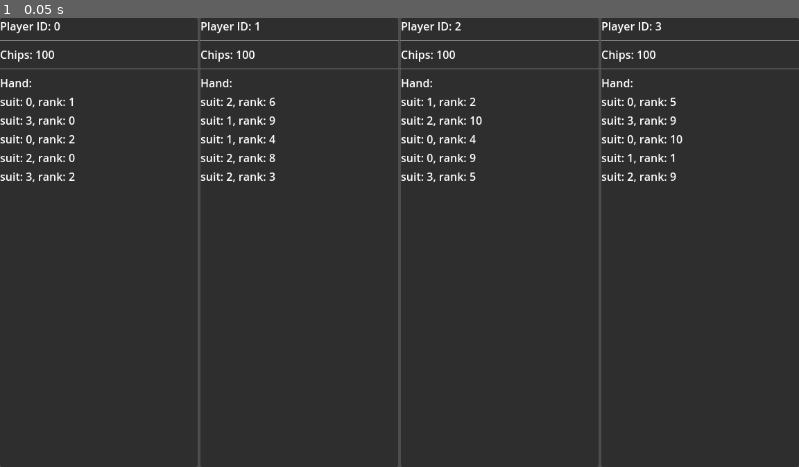
Above: before the commit, frame 1.
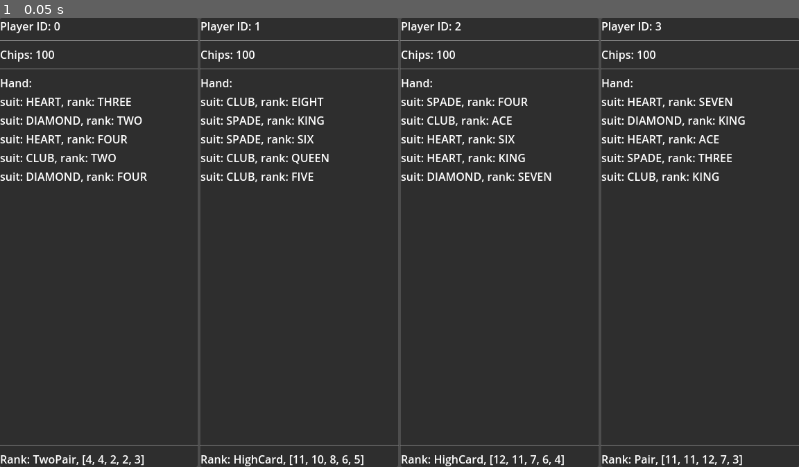
Above: after the commit, the same moment.

Repository: tofimega/ghost-poker
Game: Godot game, scene res://scenes/debug_frontend/debug_frontend.tscn
Two runs of this game, one before a commit and one after it. Both use one fixed random seed, a clock stepped at 60 frames per second and the inputs below.
Inputs:
- Up to frame 1 (0.05 s): no input

The runs differ from the first frame. In frame 1, 3.9% of the frame differs, in the area x 0-100%, y 17-100%.

Commit message:
cards are ranked correctly

Diff:
--- a/scenes/debug_frontend/player_status/player_status.gd
+++ b/scenes/debug_frontend/player_status/player_status.gd
@@ -4,6 +4,7 @@
 @onready var player_id_label: Label = $VBoxContainer/PlayerID
 @onready var chips: Label = $VBoxContainer/Chips
 @onready var cards: VBoxContainer = $VBoxContainer/ScrollContainer/Cards
+@onready var rank: Label = $VBoxContainer/Rank
 
 
 var player: WeakRef
@@ -20,5 +21,7 @@
 	chips.text+=str(player.get_ref().chips)
 	for c in player.get_ref().hand:
 		var card_label: Label = Label.new()
-		card_label.text="suit: "+str(c.suit)+", "+"rank: "+str(c.rank)
+		card_label.text="suit: "+str(Card.Suit.find_key(c.suit))+", "+"rank: "+str(Card.Rank.find_key(c.rank))
 		cards.add_child(card_label)
+	var a=PokerEngine.rank_hand(player.get_ref().hand)
+	rank.text+=Ranking.HandRank.find_key(a.hand_rank)+", "+ str(a.cards_rank) #a.cards_rank.map(func (r: Card.Rank): Card.Rank.find_key(r))
--- a/scenes/debug_frontend/player_status/player_status.tscn
+++ b/scenes/debug_frontend/player_status/player_status.tscn
@@ -43,3 +43,12 @@
 
 [node name="Cards" type="VBoxContainer" parent="VBoxContainer/ScrollContainer"]
 layout_mode = 2
+
+[node name="HSeparator3" type="HSeparator" parent="VBoxContainer"]
+layout_mode = 2
+theme_override_constants/separation = 10
+
+[node name="Rank" type="Label" parent="VBoxContainer"]
+layout_mode = 2
+text = "Rank: "
+autowrap_mode = 2
--- a/scripts/poker_engine.gd
+++ b/scripts/poker_engine.gd
@@ -43,56 +43,121 @@
 
 
 func rank_hand(hand: Array[Card]) -> Ranking:
-	var suit_hands=[]
+	assert(hand.size()>=5)
+	var rankings: Array[Ranking] = []
+	@warning_ignore_start("int_as_enum_without_cast")
+	if hand.size()<5: return Ranking.new(0,[0,0,0,0,0])
+
+	var suits=[]
 	for s in Card.Suit:
 		var suit_hand: Array[Card] = hand.filter(func (c: Card)-> bool: return c.suit==Card.Suit[s])
-		if suit_hand.size()>=5:
-			suit_hands.append(suit_hand)
-	if !suit_hands.is_empty():
-		suit_hands.sort_custom(func (left: Array[Card], right: Array[Card]): return left.reduce(func (acc: int,c: Card): return c.rank+acc, 0)>right.reduce(func (acc: int,c: Card): return c.rank+acc, 0))
-		return _rank_hand_with_flush(suit_hands[0])
-
-	var trunc_hand: Array[Card] = hand.duplicate()
-	trunc_hand.sort_custom( func (left: Card, right: Card)->bool: return left.rank-right.rank>0 )
-	trunc_hand.resize(5)
-	@warning_ignore("int_as_enum_without_cast")
-	if trunc_hand.filter(func (c): return c != null).size()<5: return Ranking.new(Ranking.HandRank.HighCard, [0,0,0,0,0])
-	var card_rank: Array[Card.Rank] = trunc_hand.map(func (c: Card):  return c.rank)
+		suits.append(suit_hand)
+	for suit in suits:
+		if suit.size()<5: continue
+		rankings.append(_rank_hand_with_flush(suit))
 
 
-	if (card_rank[0]==card_rank[1] and
-		card_rank[0]==card_rank[2] and
-		card_rank[0]==card_rank[3]):
-		return Ranking.new(Ranking.HandRank.FourKind, card_rank)
+	var ranks: Array[int]
+	ranks.resize(Card.Rank.size())
 
-	if (card_rank[0]==card_rank[1] and
-		card_rank[0]==card_rank[2]):
-		if card_rank[3]==card_rank[4]: return Ranking.new(Ranking.HandRank.FullHouse,card_rank)
-		return Ranking.new(Ranking.HandRank.ThreeKind, card_rank)
+	for r in Card.Rank:
+		var rank: int = hand.reduce(func (count,c: Card)-> int: return (count+1 if c.rank==Card.Rank[r] else count), 0)
+		ranks[Card.Rank[r]]=rank
+	ranks.reverse()
 
-	var straight_flag: bool=true
-	for i in range(1,5):
-		if abs(card_rank[i-1]-card_rank[i])!=1:
-			straight_flag=false
-			break
-	if straight_flag:  Ranking.new(Ranking.HandRank.Straight,card_rank)
 
-	if (card_rank[0]==card_rank[1] and
-		card_rank[2]==card_rank[3]):
-		return Ranking.new(Ranking.HandRank.TwoPair, card_rank)
-	if (card_rank[0]==card_rank[1]): return Ranking.new(Ranking.HandRank.Pair, card_rank)
+	var fkind_4: int=ranks.find(4)
+	var fkind_1: int=ranks.find(1)
+	if fkind_1>=0 and fkind_4>=0:
+		@warning_ignore_start("confusable_local_declaration")
+		var card_ranks: Array[Card.Rank]
+		card_ranks.resize(5)
+		for i in 4: card_ranks[i]=(ranks.size()-fkind_4)+1
+		card_ranks[4]=(ranks.size()-fkind_1)+1
+		rankings.append(Ranking.new(Ranking.HandRank.FourKind, card_ranks))
 
-	return Ranking.new(Ranking.HandRank.HighCard,card_rank)
+	var fhouse_3: int=ranks.find(3)
+	var fhouse_2: int=ranks.find(2)
+	if fhouse_3>=0 and fhouse_2>=0:
+		var card_ranks: Array[Card.Rank]
+		card_ranks.resize(5)
+		for i in 3: card_ranks[i]=(ranks.size()-fhouse_3)+1
+		for i in range(3,5): card_ranks[i]=(ranks.size()-fhouse_2)+1
+		rankings.append(Ranking.new(Ranking.HandRank.FullHouse, card_ranks))
+
+	for i in ranks.size()-4:
+		if (ranks[i]>0 and
+			ranks[i+1]>0 and
+			ranks[i+2]>0 and
+			ranks[i+3]>0 and
+			ranks[i+4]>0):
+
+			var card_ranks: Array[Card.Rank] = [(ranks.size()-i)+1,
+												(ranks.size()-(i+1))+1,
+												(ranks.size()-(i+2))+1,
+												(ranks.size()-(i+3))+1,
+												(ranks.size()-(i+4))+1]
+
+			rankings.append(Ranking.new(Ranking.HandRank.Straight, card_ranks))
+
+	var tkind_1=ranks.find(1, fkind_1+1)
+	if tkind_1>=0 and fkind_1>=0 and fhouse_3>=0:
+		var card_ranks: Array[Card.Rank]
+		card_ranks.resize(5)
+		for i in 3: card_ranks[i]=(ranks.size()-fhouse_3)+1
+		for i in range(3,4): card_ranks[i]=(ranks.size()-fkind_1)+1
+		card_ranks[4]=(ranks.size()-tkind_1)+1
+		rankings.append(Ranking.new(Ranking.HandRank.ThreeKind, card_ranks))
+
+	var tpair_2: int=ranks.find(2,fhouse_2+1)
+	if tpair_2>=0 and fkind_1>=0 and fhouse_2>=0:
+		var card_ranks: Array[Card.Rank]
+		card_ranks.resize(5)
+		for i in 2: card_ranks[i]=(ranks.size()-fhouse_2)+1
+		for i in range(2,4): card_ranks[i]=(ranks.size()-tpair_2)+1
+		card_ranks[4]=(ranks.size()-fkind_1)+1
+		rankings.append(Ranking.new(Ranking.HandRank.TwoPair, card_ranks))
+
+	var pair_1: int=ranks.find(1, tkind_1+1)
+	if pair_1>=0 and fkind_1>=0 and tkind_1>=0 and fhouse_2>=0:
+		var card_ranks: Array[Card.Rank]
+		card_ranks.resize(5)
+		for i in 2: card_ranks[i]=(ranks.size()-fhouse_2)+1
+		card_ranks[2]=(ranks.size()-fkind_1)+1
+		card_ranks[3]=(ranks.size()-tkind_1)+1
+		card_ranks[4]=(ranks.size()-pair_1)+1
+		rankings.append(Ranking.new(Ranking.HandRank.Pair, card_ranks))
+
+	var card_ranks: Array[Card.Rank]
+	for i in ranks.size():
+		for j in ranks[i]:
+			if card_ranks.size()>=5: break
+			card_ranks.append((ranks.size()-i)+1)
+
+	rankings.append(Ranking.new(Ranking.HandRank.HighCard, card_ranks))
+
+	rankings.sort_custom(func (left: Ranking, right: Ranking): return left.hand_rank>right.hand_rank || (left.hand_rank==right.hand_rank && left.cards_rank>right.cards_rank))
+	return rankings[0]
 
 
 func _rank_hand_with_flush(hand: Array[Card]) -> Ranking:
-	var trunc_hand: Array[Card]=hand.duplicate()
-	trunc_hand.sort_custom(func (left: Card, right: Card)->bool: return left.rank-right.rank>0)
-	trunc_hand.resize(5)
-	var card_rank: Array[Card.Rank] = trunc_hand.map(func (c: Card):  return c.rank)
-	for i in range(1,5):
-		if abs(card_rank[i-1]-card_rank[i])!=1: return Ranking.new(Ranking.HandRank.Flush,card_rank)
-	return Ranking.new(Ranking.HandRank.StraightFlush,card_rank)
+	hand.sort_custom(func (left: Card, right: Card)->bool: return left.rank-right.rank>0)
+	var card_rank: Array[Card.Rank] = hand.map(func (c: Card):  return c.rank)
+
+	if card_rank.size()<5: return Ranking.new(Ranking.HandRank.HighCard,card_rank)
+
+	for i in card_rank.size()-4 :
+		if (card_rank[i+1]==card_rank[i]-1 and
+			card_rank[i+2]==card_rank[i]-2 and
+			card_rank[i+3]==card_rank[i]-3 and
+			card_rank[i+4]==card_rank[i]-4):
+				return Ranking.new(Ranking.HandRank.StraightFlush, [card_rank[i],
+																	card_rank[i+1],
+																	card_rank[i+2],
+																	card_rank[i+3],
+																	card_rank[i+4]])
+	card_rank.duplicate().resize(5)
+	return Ranking.new(Ranking.HandRank.Flush,card_rank)
 
 
 func compare_hands(left: Array[Card], right: Array[Card]) -> int:
